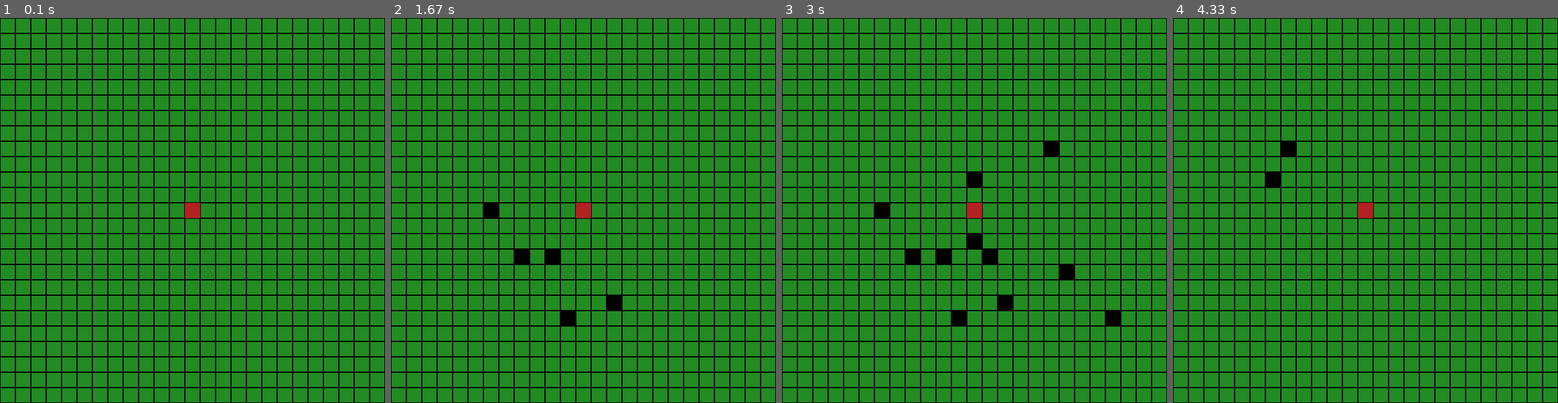
Above: before the commit, frames 1-4 (left to right).
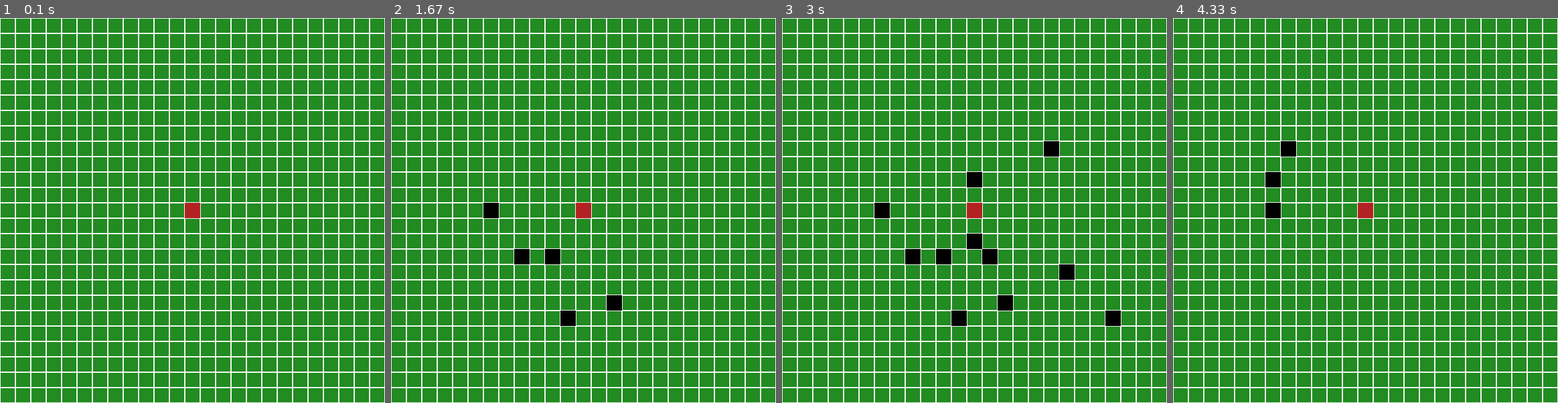
Above: after the commit, the same moments.

Repository: markus-brln/BachelorThesisForestFireControl
Game: pygame game, started from gui/environment.py
The game is run twice, just before and just after one commit, with the same random seed, the same clock (stepped at 60 frames per second) and the same inputs.
Inputs (mouse positions are in pixels of both pictures, inside the frame that each line leads up to):
- Up to frame 1 (0.1 s): no input
- Up to frame 2 (1.67 s): press the mouse at (491, 214) at 0.37 s; move the mouse to (556, 252) at 0.47 s; release the mouse at (622, 295) at 0.6 s; tap Space at 0.67 s; press the mouse at (491, 214) at 1.13 s; move the mouse to (529, 260) at 1.23 s; release the mouse at (564, 310) at 1.37 s; press the mouse at (491, 214) at 1.57 s
- Up to frame 3 (3 s): move the mouse to (978, 241) at 1.67 s; release the mouse at (1074, 272) at 1.8 s; press the mouse at (882, 214) at 2.1 s; move the mouse to (993, 264) at 2.2 s; move the mouse to (1109, 310) at 2.3 s; release the mouse at (1109, 310) at 2.33 s; press the mouse at (882, 214) at 2.6 s; move the mouse to (966, 179) at 2.7 s; release the mouse at (1055, 141) at 2.83 s
- Up to frame 4 (4.33 s): tap Enter at 3.1 s; move the mouse to (1273, 214) at 3.63 s; press the mouse at (1273, 214) at 3.67 s; move the mouse to (1276, 179) at 3.77 s; release the mouse at (1280, 141) at 3.9 s; press the mouse at (1273, 214) at 4.3 s

The runs differ from the first frame. In frame 1, 15% of the frame differs, in the area x 0-100%, y 0-100%; in frame 2, 15%; in frame 3, 15%; in frame 4, 15%.

Commit message:
Added comments

Diff:
--- a/gui/environment.py
+++ b/gui/environment.py
@@ -1,8 +1,7 @@
+### Required packages
+# Pygame: pip install pygame
+
 import pygame
-
-from time import sleep ## To redraw once a second. Should not be necessary
-                       ## after implementing redrawing after updates.
-
 
 pygame.init()  ## Initialize Pygame
 
@@ -13,29 +12,34 @@
   def __init__(self, length: int, agents):
     self.size = length
     self.agents = agents
-    self.selected_squares = []
 
-    self.startEpisode()
-    self.terminal_state = False
-    self.subscribers = []
+    self.startEpisode()           # Initialize episode
 
 
   def startEpisode(self):
-    self.selected_squares = []
-    self.time = 0
-    self.firepos = [(int(self.size / 2), int(self.size / 2))]
+    self.selected_squares = set() # Reset selection
+    self.time = 0                 # Reset time
+    self.terminal_state = False   # Restart so at initial state
+
+    # Start fire in the middle of the map
+    self.firepos = set([(int(self.size / 2), int(self.size / 2))])
 
 
+  ## Increment the time by one.
+  # TODO: possibly reset selection?
   def time_step(self):
-    self.time += 1
-    self.expand_fire()
+    self.time += 1                # Increment time
+    self.expand_fire()            # Determine fire propagation
 
 
   def select_square(self, position):
-    if position in self.selected_squares:
-      self.selected_squares.remove(position)
-    else:
-      self.selected_squares += [position]
+    if position not in self.firepos:       ## Cannot set waypoint in the fire
+      self.selected_squares.add(position)  # Add to list of waypoints
+
+
+  def deselect_square(self, position):
+    self.selected_squares.discard(position) # Remove from list of waypoints
+
 
   ## TODO
   def expand_fire(self):
@@ -49,11 +53,13 @@
 
 ## Separate these classes, figure out how to import code from other file
 class View:
+  # Model: The model to display
+  # grid_block_size: The size of a block in the gridworld in pixels
   def __init__(self, model: Model, grid_block_size: int):
     self.model = model
     self.grid_block_size = grid_block_size           ## Width and height of block in grid
-    self.window_size = model.size * grid_block_size
-    self.window = pygame.display.set_mode((self.window_size, self.window_size))
+    window_size = model.size * grid_block_size
+    self.window = pygame.display.set_mode((window_size, window_size))
 
     self.clock = pygame.time.Clock() ## Don't know if necessary yet, or what it actually does
 
@@ -77,14 +83,16 @@
     pygame.display.update()
 
 
+  # Draw the lines separating the blocks in the grid
   def draw_grid(self):
     block_size = self.grid_block_size
     for x in range(self.model.size):
       for y in range(self.model.size):
         rect = pygame.Rect(x*block_size, y*block_size, block_size, block_size)
-        pygame.draw.rect(self.window, pygame.Color("black"), rect, 1)
+        pygame.draw.rect(self.window, pygame.Color("White"), rect, 1)
 
 
+  # Fill the blocks at the provided positions with the provided color
   def fill_blocks(self, positions, color):
     block_size = self.grid_block_size
     for selected in positions:
@@ -94,18 +102,19 @@
           rect = (x, y, 1, 1)
           pygame.draw.rect(self.window, color, rect, 1)
 
-
+  # Draw the agent positions blue
   def draw_agents(self):
     self.fill_blocks(self.model.agents, pygame.Color("Cyan"))
 
-
+  # Draw the fire positions red
   def draw_fire(self):
     self.fill_blocks(self.model.firepos, pygame.Color("FireBrick"))
 
+  # Draw the selected positions black
   def draw_selected(self):
     self.fill_blocks(self.model.selected_squares, pygame.Color("Black"))
 
-
+  ## Determine in which block a pixel lies
   # TODO: change after zooming
   def pixel_belongs_to_block(self, pos):
     x = int(pos[0] / self.grid_block_size)
@@ -124,46 +133,57 @@
   def update(self, pygame_events):
     for event in pygame_events:
       if event.type == pygame.QUIT:
+        # Exit the program
         self.shut_down(event)
+      elif event.type == pygame.MOUSEBUTTONDOWN:
+        # Mouse stationary and mouse button pressed
+        self.mouse_button_pressed = event.button
+        self.select(event.pos)
+      elif event.type == pygame.MOUSEBUTTONUP:
+        # Mouse button released
+        self.mouse_button_pressed = False
+        self.last_clicked = (-1, 0)           ## Reset to allow clicking a square twice in a row
       elif event.type == pygame.MOUSEMOTION and self.mouse_button_pressed:
+        # Mouse button pressed and dragged
         self.select(event.pos)
       elif event.type == pygame.KEYDOWN:
+        # Keyboard button pressed
         self.key_press(event)
-      elif event.type == pygame.MOUSEBUTTONDOWN:
-        self.mouse_button_pressed = True
-        self.select(event.pos)
-      elif event.type == pygame.MOUSEBUTTONUP:
-        self.mouse_button_pressed = False
 
   def shut_down(self, event):
-    self.model.shut_down()
-    exit(0)
+    self.model.shut_down()              ## Ensure proper shutdown of the model
+    exit(0)                             ## Exit program
 
   def select(self, position):
+    # Determine the block the mouse is covering
     position = self.view.pixel_belongs_to_block(position)
-    if position == self.last_clicked:
-      return
 
-    self.model.select_square(position)
-    self.last_clicked = position
+    # Select or deselect that block
+    if self.mouse_button_pressed == 1: ## Left click
+      self.model.select_square(position)
+    else:                              ## Right click
+      self.model.deselect_square(position)
+
+    # Update the view
     self.view.update()
 
 
   def key_press(self, event):
     if event.key == pygame.K_SPACE:
-      self.model.time_step()
+      self.model.time_step()          ## Space to go to next timestep
     if event.key == pygame.K_RETURN:
-      self.model.startEpisode()
+      self.model.startEpisode()       ## Return / ENTER to go to next episode
 
+    # Update the view
     self.view.update()
 
 
 def main():
-  environment = Model(25, [])
-  view = View(environment, 25)
-  controller = Controller(environment, view)
+  environment = Model(25, [])         ## Initialize Environment
+  view = View(environment, 25)        ## Start View
+  controller = Controller(environment, view) ## Initialize Controller with model and view
   while(True):
-    controller.update(pygame.event.get())
+    controller.update(pygame.event.get())    ## Let the controller take over
 
 
 if __name__=="__main__":
